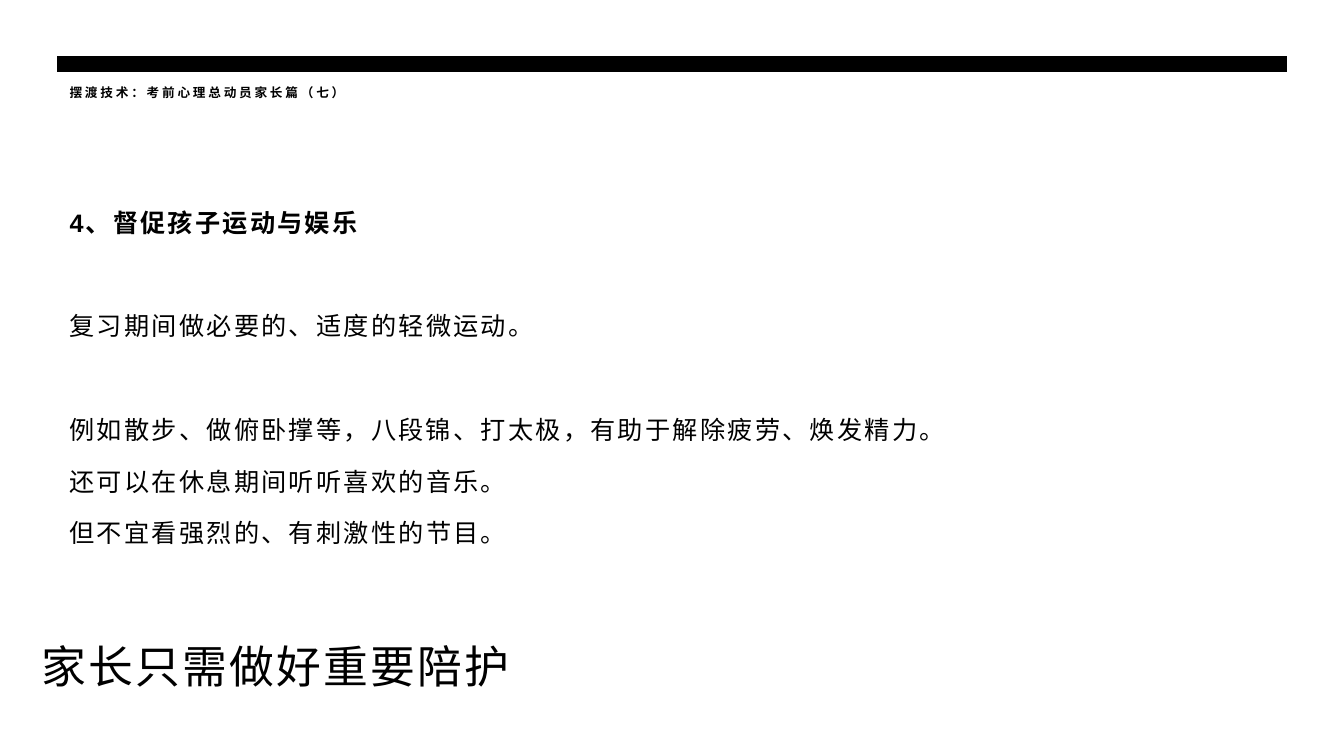
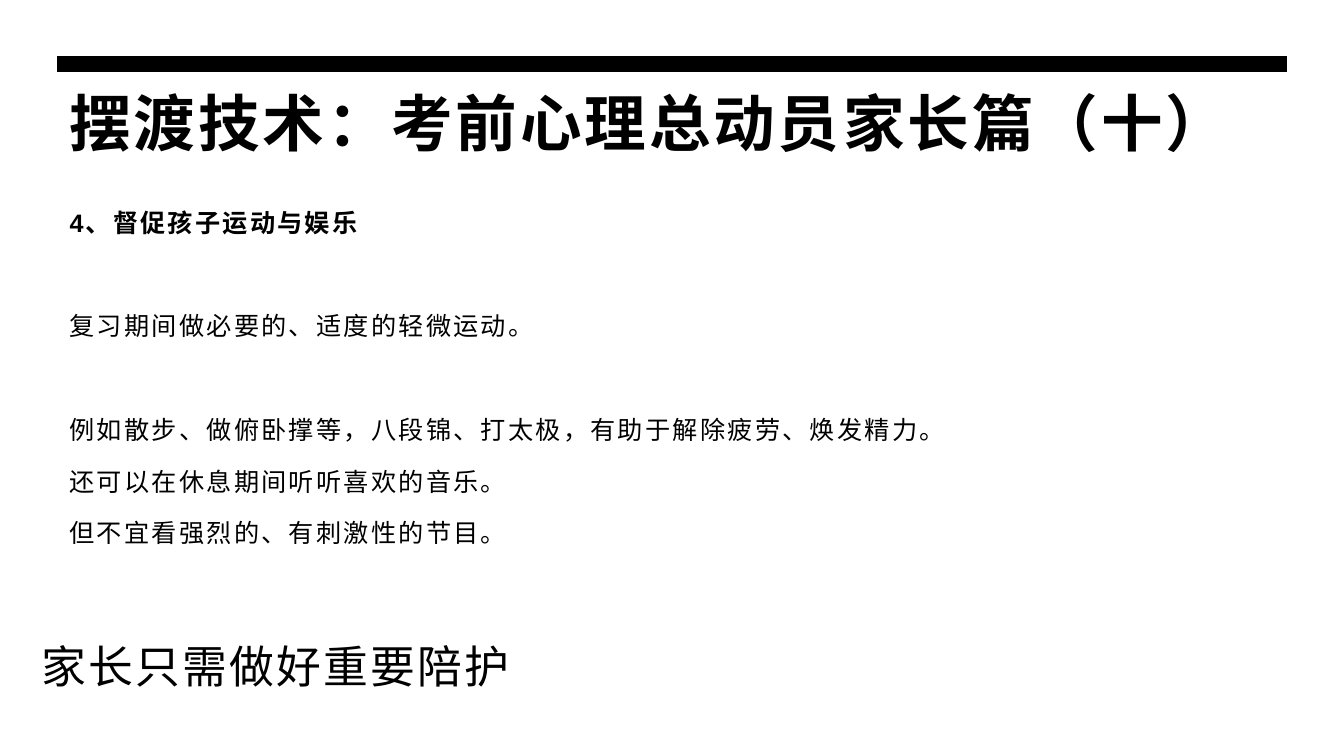
Before and after one commit to panxibei/writing, a slide deck: slide 11 of 44_心理学/30_浥尘伙伴社团原创：中高考音乐减压心理训练/PPT制作素材/浥尘伙伴社团原创：中高考音乐减压心理训练.pptx. Drawn at 1344x756 pixels with LibreOffice and Linux fonts; fonts in the diff are those of the drawing. Boxes give left, top, right and bottom in pixels: in the first picture for what was removed or moved away, otherwise in the second. Text is boxed around its words. In the diff, an @@ line names an element or a change of style, - is before the commit and + after.

```diff
--- a/44_心理学/30_浥尘伙伴社团原创：中高考音乐减压心理训练/PPT制作素材/浥尘伙伴社团原创：中高考音乐减压心理训练.pptx
+++ b/44_心理学/30_浥尘伙伴社团原创：中高考音乐减压心理训练/PPT制作素材/浥尘伙伴社团原创：中高考音乐减压心理训练.pptx
@@ title at bbox=[70, 93, 1227, 152]: text changed; size 9 to 44 pt @@
-摆渡技术：考前心理总动员家长篇（七）
+摆渡技术：考前心理总动员家长篇（十）
```
Also in this commit, not shown: 32 other slides changed.
